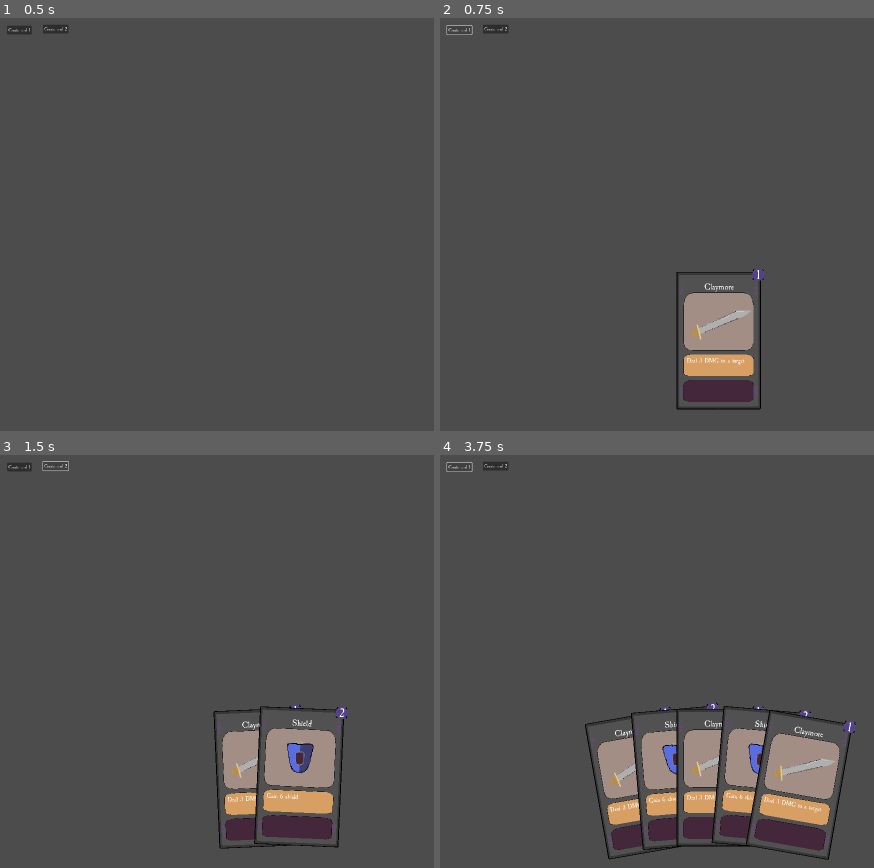
Above: before the commit, frames 1-4 (two rows, left to right).
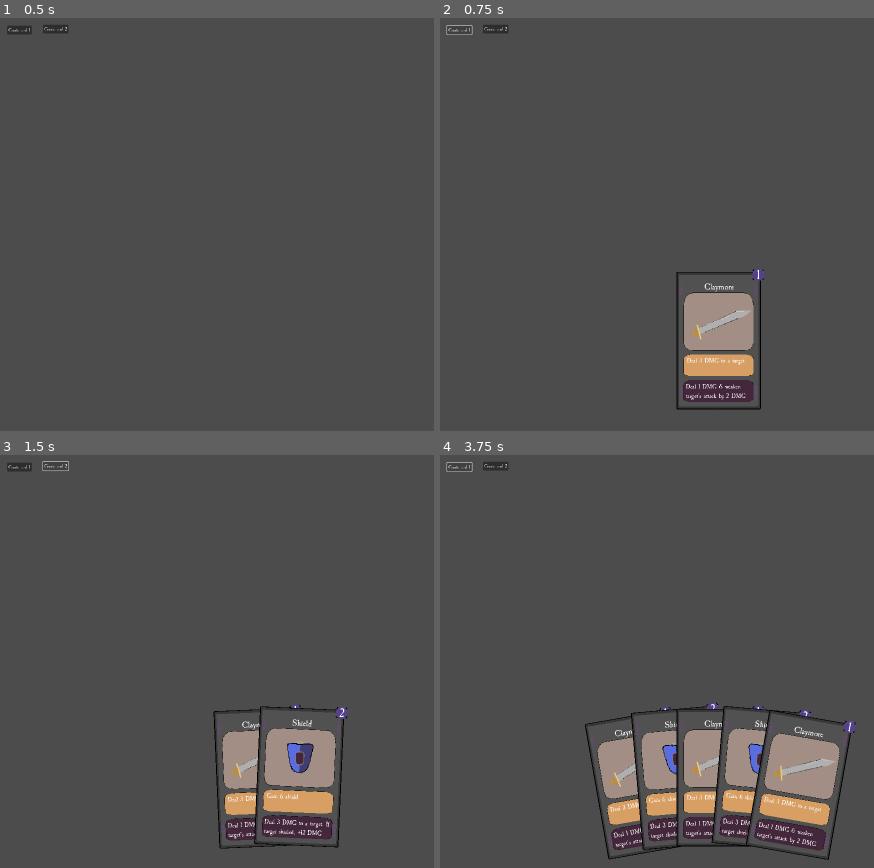
Above: after the commit, the same moments.

Repository: n0x1/Cardtrick
Game: Godot game, scene res://scenes/deck_n_hand.tscn
The game is run twice, just before and just after one commit, with the same random seed, the same clock (stepped at 60 frames per second) and the same inputs.
Inputs:
- Up to frame 1 (0.5 s): no input
- Up to frame 2 (0.75 s): click "Create card 1" at 0.5 s
- Up to frame 3 (1.5 s): click "Create card 2" at 1.25 s
- Up to frame 4 (3.75 s): click "Create card 1" at 2 s; click "Create card 2" at 2.75 s; click "Create card 1" at 3.5 s

Frame 1 is identical in both runs. In frame 2, 0.2% of the frame differs, in the area x 56-71%, y 88-93%; in frame 3, 0.3%; in frame 4, 0.5%, in the area x 39-87%, y 87-96%.

Commit message:
staging anim

Diff:
--- a/scenes/Card.tscn
+++ b/scenes/Card.tscn
@@ -63,7 +63,6 @@
 autowrap_mode = 2
 
 [node name="ThrowDescription" type="Label" parent="."]
-visible = false
 offset_left = -105.0
 offset_top = 134.0
 offset_right = 110.0
--- a/scenes/cards/shield.tscn
+++ b/scenes/cards/shield.tscn
@@ -13,7 +13,6 @@
 PlayDescription = "Gain 6 shield"
 ThrowDescription = "Deal 3 DMG to a target. If target shieled, +12 DMG"
 CardCost = 2
-Thrown = false
 
 [node name="CardImage" type="Sprite2D" parent="."]
 position = Vector2(4.74975, -274)
--- a/scenes/hand.tscn
+++ b/scenes/hand.tscn
@@ -20,3 +20,14 @@
 visible = false
 position = Vector2(936, -872)
 rotation = 0.820305
+
+[node name="StagedLabel" type="Label" parent="."]
+visible = false
+offset_left = 150.0
+offset_top = -1951.0
+offset_right = 266.0
+offset_bottom = -1798.0
+theme_override_font_sizes/font_size = 40
+text = "J: play
+K: throw
+L: rip"
--- a/scripts/Card.gd
+++ b/scripts/Card.gd
@@ -9,6 +9,13 @@
 @export var ThrowDescription: String = "ThrowDesc"
 @export var CardCost: int = 1
 @export var CardImage: Sprite2D
+
+var card_staged = false
+var sgshiftred: float = 0.8
+var dir = "down"
+var shift_interval = 0.0125
+
+
 
 @export var Thrown: bool = false # implement this later vv, ThrowDescription only shows when true
 
@@ -43,24 +50,41 @@
 		PlayDescLabel.set_text(PlayDescription)
 	if ThrowDescLabel.get_text() != ThrowDescription:
 		ThrowDescLabel.set_text(ThrowDescription)
+	if card_staged == true:
+		BaseSprite.set_modulate(Color(sgshiftred,0.65,0.75,1))
+		if dir == "down":
+			sgshiftred -= shift_interval
+		else:
+			sgshiftred += shift_interval
+		if sgshiftred <= 0.2:
+			dir = "up"
+		if sgshiftred >= 0.8:
+			dir = "down"
 
 
 
-# deck: fan cards in arc of a circle, change angle of others when a card is hovered.
-# hovered card grows and then use sin and cos to get position of other cards
+
 func activate():
 	pass
 
+# these have to be called in the cards scripts with the $ notation
 func highlight():
-	BaseSprite.set_modulate(Color(1,0,0.7,1))
+	BaseSprite.set_modulate(Color(0.7,0.65,0.75,1))
 
 func unhighlight():
 	BaseSprite.set_modulate(Color(1,1,1,1))
+	card_staged = false
+
+func staged_highlight():
+	highlight()
+	card_staged = true
+
 
 
 # Called every frame. 'delta' is the elapsed time since the previous frame.
 func _process(delta):
 	_update_graphics()
+
 
 func _on_area_2d_mouse_entered():
 	mouse_entered.emit(self)
--- a/scripts/Hand.gd
+++ b/scripts/Hand.gd
@@ -13,6 +13,8 @@
 var hand: Array = []
 var touched: Array = []
 var current_seleted_card_index: int = -1
+var card_staged = false
+var staged_index: int = -1
 
 var initial_scale = Vector2(1, 1)
 var target_scale = Vector2(1.2, 1.2)
@@ -33,13 +35,29 @@
 	remove_child(removing_card)
 
 	reposition_cards()
+
 	return removing_card # removed from data but returned
 
+func stage_card(index):
+	var card = hand[index]
+	staged_index = index
+	card.position.y -= 500
+	card.position.x = 0
+	card.set_rotation((0))
+	card_staged = true
+	$StagedLabel.visible = true
+
+func unstage_cards():
+	$StagedLabel.visible = false
+	reposition_cards()
+	card_staged = false
+	staged_index = -1
 
 
 func reposition_cards():
 	var card_spread = min(angle_limit / hand.size(), max_card_spread_angle)
 	var current_angle = -(card_spread * (hand.size() - 1))/2 - 90
+	card_staged = false
 	for card in hand :
 		_update_card_transform(card, current_angle)
 		current_angle += card_spread
@@ -67,11 +85,15 @@
 
 # Called when the node enters the scene tree for the first time.
 func _ready():
-	pass # Replace with function body.
+	$StagedLabel.visible = false
 
 func _input(event):
 	if event.is_action_pressed("mouse_click") and current_seleted_card_index >= 0:
-		var card = remove_card(current_seleted_card_index)
+		# var card = remove_card(current_seleted_card_index)
+		if card_staged == false:
+			stage_card(current_seleted_card_index)
+		else:
+			unstage_cards()
 		# card.queue_free() # remove from memory after scaling scale
 		current_seleted_card_index = -1
 
@@ -82,6 +104,8 @@
 		card.unhighlight()
 		card.scale = scale.lerp(initial_scale, scale_speed * delta)
 		card.z_index = 0 # DEFAULTZINDEX can change
+	if card_staged == true:
+		hand[staged_index].staged_highlight()
 
 
 	if !touched.is_empty():
--- a/scripts/cards/ClaymoreCard.gd
+++ b/scripts/cards/ClaymoreCard.gd
@@ -16,6 +16,9 @@
 func unhighlight():
 	$Card.unhighlight()
 
+func staged_highlight():
+	$Card.staged_highlight()
+
 func _on_card_mouse_entered(card: Card):
 	mouse_entered.emit(self)
 
--- a/scripts/cards/ShieldCard.gd
+++ b/scripts/cards/ShieldCard.gd
@@ -23,6 +23,9 @@
 func unhighlight():
 	$Card.unhighlight()
 
+func staged_highlight():
+	$Card.staged_highlight()
+
 
 func _on_card_mouse_entered(card: Card):
 	mouse_entered.emit(self)
